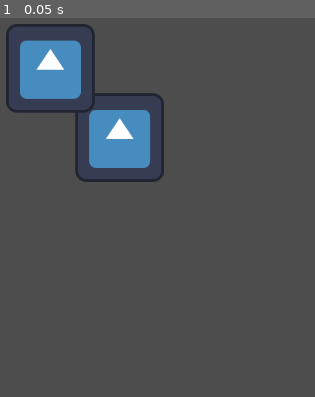
Above: before the commit, frame 1.
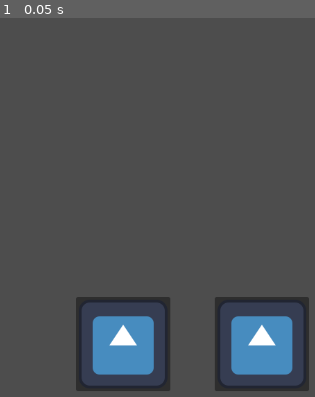
Above: after the commit, the same moment.

Repository: cyntrist/GGJ-25
Game: Godot game, scene res://scenes/paigro_scene.tscn
Two runs of this game, one before a commit and one after it. Both use one fixed random seed, a clock stepped at 60 frames per second and the inputs below. The project has no main scene, so this scene is started directly. The engine's default icon, where the game draws it, is replaced by a stand-in: a white triangle on a blue panel in a dark square.
Inputs:
- Up to frame 1 (0.05 s): no input

The runs differ from the first frame. In frame 1, 17% of the frame differs, in the area x 1-99%, y 1-99%.

Commit message:
Ya esta.

Diff:
--- a/ggj25/scenes/object.tscn
+++ b/ggj25/scenes/object.tscn
@@ -7,11 +7,11 @@
 script = ExtResource("1_nmb0l")
 
 [node name="Button" type="Button" parent="."]
-offset_right = 8.0
-offset_bottom = 8.0
-
-[node name="Sprite2D" type="Sprite2D" parent="."]
-texture = ExtResource("2_ti4vl")
+offset_left = -63.0
+offset_top = -70.0
+offset_right = 73.0
+offset_bottom = 66.0
+icon = ExtResource("2_ti4vl")
 
 [connection signal="button_down" from="Button" to="." method="on_down"]
 [connection signal="button_up" from="Button" to="." method="on_up"]
--- a/ggj25/scenes/paigro_scene.tscn
+++ b/ggj25/scenes/paigro_scene.tscn
@@ -5,7 +5,7 @@
 [node name="PaigroScene" type="Node2D"]
 
 [node name="Object1" parent="." instance=ExtResource("1_qo1rt")]
-init_pos = Vector2(200, 200)
+init_pos = Vector2(400, 500)
 
 [node name="Object2" parent="." instance=ExtResource("1_qo1rt")]
-init_pos = Vector2(100, 100)
+init_pos = Vector2(200, 500)
--- a/ggj25/scripts/draggableobject.gd
+++ b/ggj25/scripts/draggableobject.gd
@@ -1,25 +1,21 @@
 extends Node2D
 
 var is_selected = false # Para saber si esta seleccionado y moverlo.
-var can_be_draggable = false # Para saber si se puede mover.
-var offset : Vector2 # Offset
 
-@export var init_pos : Vector2 # Posicion inicial para volver cuando se suelte.
-
-
+@export var init_pos : Vector2 # Posicion inicial del objeto para volver cuando se suelte.
 
 const text1 = preload("res://icon.svg")
 
 
 # Called when the node enters the scene tree for the first time.
 func _ready():
+	# Settear la posicion al inicio.
 	global_position = init_pos
 	pass # Replace with function body.
 
 
 # Called every frame. 'delta' is the elapsed time since the previous frame.
 func _process(delta):
-	#print("Hola")
 	# Mover el objeto.
 	if is_selected:
 		global_position = get_global_mouse_position()
